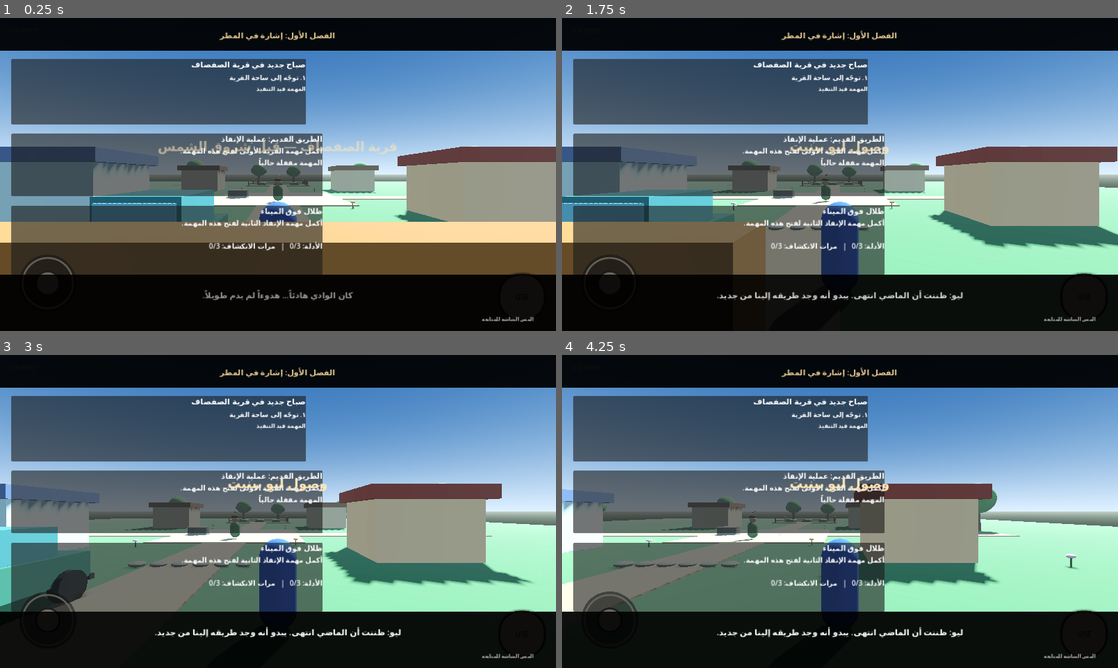
Above: before the commit, frames 1-4 (two rows, left to right).
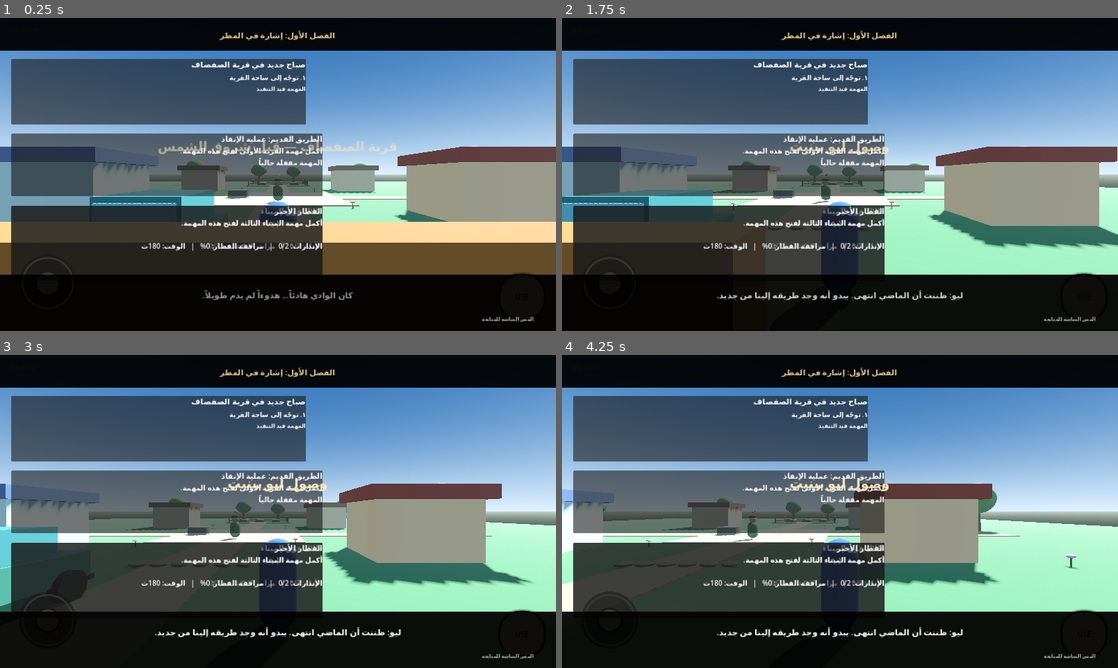
Above: after the commit, the same moments.

Repository: dzdfast-art/GTA-GHIBLI
Game: Godot game, scene res://main.tscn
Two runs of this game, one before a commit and one after it. Both use one fixed random seed, a clock stepped at 60 frames per second and the inputs below.
Inputs (mouse positions are in pixels of both pictures, inside the frame that each line leads up to):
- Up to frame 1 (0.25 s): no input
- Up to frame 2 (1.75 s): click "USE" at 0.5 s; tap Enter at 1.25 s; move the mouse to (962, 158) at 1.27 s; hold Right (ui_right) from 1.28 s (still down); tap E (interact) at 1.35 s; click (962, 158) at 1.42 s; tap Space at 1.52 s
- Up to frame 3 (3 s): release Right (ui_right) at 2 s; drag from (166, 527) to (250, 574) at 2.02 s; move the mouse to (333, 442) at 2.77 s; hold Right (ui_right) from 2.78 s (still down); tap E (interact) at 2.85 s
- Up to frame 4 (4.25 s): release Right (ui_right) at 3.5 s; drag from (812, 574) to (673, 464) at 3.52 s

The runs differ from the first frame. In frame 1, 6.8% of the frame differs, in the area x 2-58%, y 60-82%; in frame 2, 9.2%; in frame 3, 11%; in frame 4, 11%.

Commit message:
Integrate last train mission runtime

Diff:
--- a/main.gd
+++ b/main.gd
@@ -7,6 +7,7 @@
 const MISSION_MANAGER_SCRIPT = preload("res://scripts/missions/mission_manager.gd")
 const MISSION_002_RUNTIME_SCRIPT = preload("res://scripts/missions/mission_002_runtime.gd")
 const MISSION_003_RUNTIME_SCRIPT = preload("res://scripts/missions/mission_003_runtime.gd")
+const MISSION_004_RUNTIME_SCRIPT = preload("res://scripts/missions/mission_004_runtime.gd")
 const CINEMATIC_DIRECTOR_SCRIPT = preload("res://scripts/missions/cinematic_director.gd")
 const AMBIENCE_SCRIPT = preload("res://scripts/audio/nature_ambience.gd")
 
@@ -19,6 +20,7 @@
 	_create_mission_manager()
 	_create_mission_002_runtime()
 	_create_mission_003_runtime()
+	_create_mission_004_runtime()
 	_create_story_cinematic()
 	_create_nature_ambience()
 
@@ -143,3 +145,10 @@
 	mission_runtime.name = "Mission003Runtime"
 	add_child(mission_runtime)
 	mission_runtime.setup(player)
+
+func _create_mission_004_runtime() -> void:
+	var player := get_node_or_null("Player") as CharacterBody3D
+	var mission_runtime: CanvasLayer = MISSION_004_RUNTIME_SCRIPT.new() as CanvasLayer
+	mission_runtime.name = "Mission004Runtime"
+	add_child(mission_runtime)
+	mission_runtime.setup(player)
